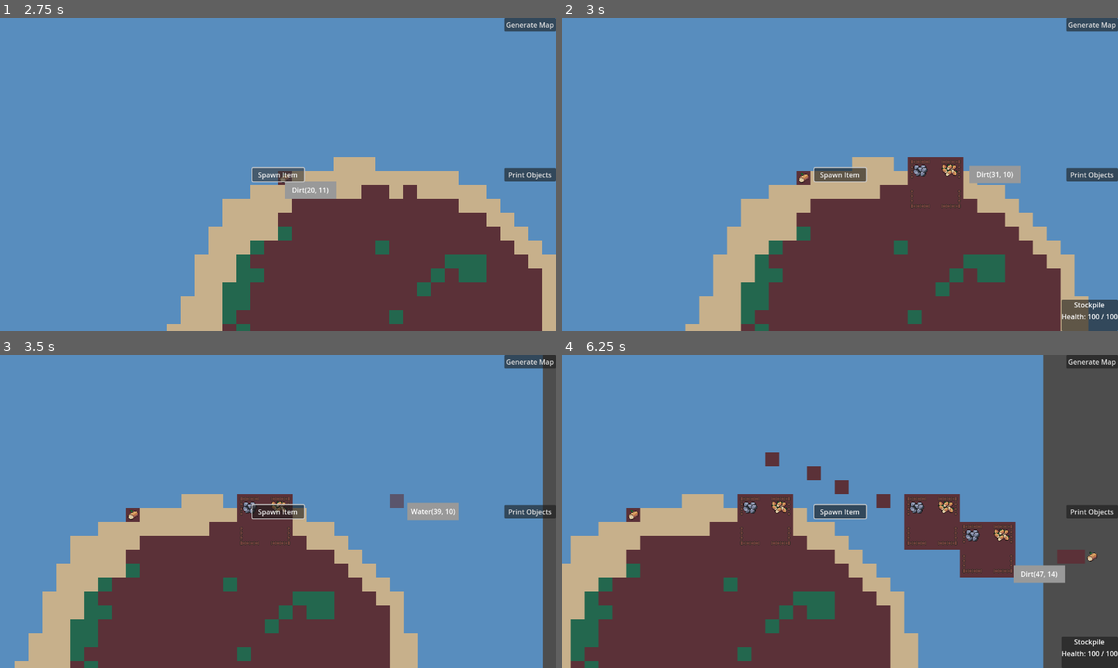
Above: before the commit, frames 1-4 (two rows, left to right).
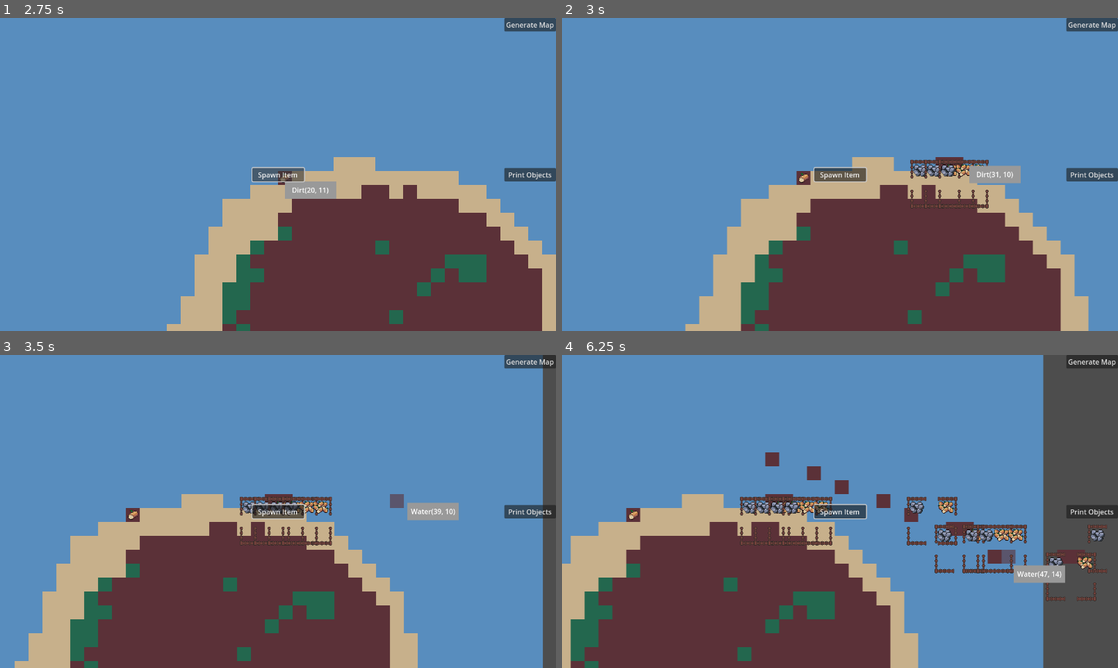
Above: after the commit, the same moments.

Repository: ColdTerror/Core-and-Conveyor
Game: Godot game, scene res://scenes/level.tscn
Two runs of this game, one before a commit and one after it. Both use one fixed random seed, a clock stepped at 60 frames per second and the inputs below. The engine's default icon, where the game draws it, is replaced by a stand-in: a white triangle on a blue panel in a dark square.
Inputs (mouse positions are in pixels of both pictures, inside the frame that each line leads up to):
- Up to frame 1 (2.75 s): click "Print Objects" at 0.5 s; click "Generate Map" at 1.25 s; click "Spawn Item" at 2 s
- Up to frame 2 (3 s): tap Enter at 2.75 s; move the mouse to (962, 158) at 2.77 s; hold Right (ui_right) from 2.78 s (still down); hold P from 2.78 s (still down); click (962, 158) at 2.92 s
- Up to frame 3 (3.5 s): keep holding Right (ui_right); keep holding P
- Up to frame 4 (6.25 s): release Right (ui_right) at 3.5 s; release P at 3.5 s; drag from (828, 520) to (812, 574) at 3.52 s; tap Space at 4.25 s; move the mouse to (990, 520) at 4.27 s; hold Right (ui_right) 4.28-5 s; hold P 4.28-5 s; click (990, 520) at 4.42 s; drag from (895, 549) to (673, 464) at 5.02 s; tap Enter at 5.75 s; move the mouse to (1006, 558) at 5.77 s; hold Left (ui_left) from 5.78 s (still down); hold R (rotate_tile) from 5.78 s (still down); click (1006, 558) at 5.92 s; tap P at 6.05 s

Frame 1 is identical in both runs. In frame 2, 2.2% of the frame differs, in the area x 62-100%, y 44-100%; in frame 3, 1.3%; in frame 4, 5.5%, in the area x 31-100%, y 44-100%.

Commit message:
Refactor building system with base Building class
Introduced a new Building base class to unify building logic and signals. Refactored StockpileBuilding to extend Building, updated item handling to use the new buildings array, and improved popup and item transfer logic to support generic buildings. This change prepares the codebase for additional building types and streamlines item interactions.

Diff:
--- a/scripts/Level.gd
+++ b/scripts/Level.gd
@@ -26,6 +26,8 @@
 
 var current_tile_index := 0
 var active_grid_objects := {}
+
+var buildings: Array[Building] = []
 
 
 
@@ -289,18 +291,30 @@
 	# Key: Vector2i (grid pos), Value: Node (the item)
 	if item_grid.is_empty():
 		print("Grid is empty.")
-		return
-
-	for grid_pos in item_grid:
-		var info = item_grid[grid_pos]
-
-		print(grid_pos)
+	else:
+		for grid_pos in item_grid:
+			var info = item_grid[grid_pos]
+
+			print(grid_pos)
 
 
 
 	print("------------------------------------")
-
-@export var stockpile_scene: PackedScene # Drag your Ore/Item .tscn here in the Inspector
+	print("--- CURRENT ACTIVE Buildings OBJECTS ---")
+	# Key: Vector2i (grid pos), Value: Node (the item)
+	if buildings.is_empty():
+		print("buildings is empty.")
+	else:
+		for b in buildings:
+			print(b.building_name)
+			print(b.inventory)
+	print("------------------------------------")
+
+
+
+
+
+@export var stockpile_scene: PackedScene
 func place_stockpile():
 	if stockpile_scene == null:
 		print("Error: No stockpile_scene assigned in the Inspector!")
@@ -309,33 +323,29 @@
 	var mouse_pos = get_global_mouse_position()
 	var grid_pos = object_layer.local_to_map(mouse_pos)
 
-
-
-	var new_stockpile = stockpile_scene.instantiate()
-
-	if not new_stockpile.can_place_at(grid_pos, object_layer):
-		new_stockpile.queue_free()
-		return
-
-	add_child(new_stockpile)
-	new_stockpile.place_at(grid_pos, object_layer)
-
-
-	new_stockpile.place_at(grid_pos, object_layer)
-
-	# 🔹 REGISTER HOVER SIGNALS HERE
-	register_building(new_stockpile)
+	var b: Building = stockpile_scene.instantiate()
+	add_child(b)
+
+	if not b.can_place_at(grid_pos, object_layer):
+		b.queue_free()
+		return
+
+	b.place_at(grid_pos, object_layer)
+
+	buildings.append(b)
+	register_building(b)
 
 	print("Spawned stockpile at: ", grid_pos)
 
 
-func register_building(building: StockpileBuilding):
+func register_building(building: Building):
 	building.hovered.connect(_on_building_hovered)
 	building.unhovered.connect(_on_building_unhovered)
 
 
-func _on_building_hovered(building: StockpileBuilding):
-	hover_popup.show_building(building)
+
+func _on_building_hovered(building: Building):
+	hover_popup.show_building_info(building)
 
 func _on_building_unhovered(_building):
 	hover_popup.hide_popup()
--- /dev/null
+++ b/scripts/building.gd
@@ -0,0 +1,54 @@
+extends Node2D
+class_name Building
+
+
+signal hovered(building: Building)
+signal unhovered(building: Building)
+
+@export var building_name := "Building"
+@export var size := Vector2i(1, 1)
+@export var max_health := 100
+var health := max_health
+
+var occupied_tiles: Array[Vector2i] = []
+
+
+func can_place_at(origin: Vector2i, object_layer: TileMapLayer) -> bool:
+	for x in range(size.x):
+		for y in range(size.y):
+			var pos = origin + Vector2i(x, y)
+			if object_layer.get_cell_source_id(pos) != -1:
+				return false
+	return true
+
+func place_at(origin: Vector2i, object_layer: TileMapLayer):
+	occupied_tiles.clear()
+	for x in range(size.x):
+		for y in range(size.y):
+			occupied_tiles.append(origin + Vector2i(x, y))
+
+	# Places with mouse at center
+	#global_position = object_layer.map_to_local(origin)
+
+	# Places with mouse at top left
+	var tile_size := Vector2(object_layer.tile_set.tile_size)
+	var top_left_world := object_layer.map_to_local(origin)
+	var footprint_px := Vector2(size) * tile_size
+	global_position = (top_left_world + footprint_px / 2) - (tile_size/2)
+
+# ---- Item hooks (to be overrriden) ----
+func accepts_item_at(_tile: Vector2i) -> bool:
+	return false
+
+func can_accept_item(_item) -> bool:
+	return false
+
+func accept_item(_item) -> bool:
+	return false
+
+# ---- Signals ----
+func _on_mouse_entered():
+	hovered.emit(self)
+
+func _on_mouse_exited():
+	unhovered.emit(self)
--- a/scripts/building_hover_popup.gd
+++ b/scripts/building_hover_popup.gd
@@ -4,21 +4,40 @@
 @onready var health_label = $VBoxContainer/Health
 @onready var inventory_box = $VBoxContainer/Inventory
 
-func show_building(building: StockpileBuilding):
-	name_label.text = building.building_name
-	health_label.text = "Health: %d / %d" % [building.health, building.max_health]
 
-	# Clear old inventory
+func show_building_info(b: Building):
+	name_label.text = b.building_name
+	health_label.text = "%d / %d" % [b.health, b.max_health]
+
+	if b is StockpileBuilding:
+		show_inventory(b.inventory)
+	else:
+		hide_inventory()
+
+func show_inventory(inventory: Dictionary):
+	inventory_box.visible = true
+
+	# Clear previous rows
 	for child in inventory_box.get_children():
 		child.queue_free()
 
-	for item in building.inventory.keys():
-		var amount = building.inventory[item]
+	# Empty inventory case
+	if inventory.is_empty():
 		var label := Label.new()
-		label.text = "%s: %d" % [item.display_name, amount]
+		label.text = "(Empty)"
 		inventory_box.add_child(label)
+		return
 
-	show()
+	# Populate rows
+	for item in inventory.keys():
+		var amount = inventory[item]
+
+		var row := Label.new()
+		row.text = "%s: %d" % [item.display_name, amount]
+		inventory_box.add_child(row)
+
+func hide_inventory():
+	inventory_box.visible = false
 
 func hide_popup():
 	hide()
--- a/scripts/item.gd
+++ b/scripts/item.gd
@@ -22,14 +22,16 @@
 	var current_grid_pos = object_layer.local_to_map(global_position)
 
 	# -----------------------------
-	# 1️⃣ Check if current tile is a stockpile
+	# 1️⃣ Check if current tile is a building that accepts items
 	# -----------------------------
-	for node in level_node.get_children():
-		if node is StockpileBuilding and node.accepts_item_at(current_grid_pos):
-			if node.add_item(item_data):
+	for building in level_node.buildings:
+		if building.accepts_item_at(current_grid_pos):
+			if building.can_accept_item(item_data):
+				building.accept_item(item_data)
 				level_node.item_grid.erase(current_grid_pos)
 				queue_free()
 				return
+
 
 	# -----------------------------
 	# 2️⃣ Claim current tile if possible
@@ -77,18 +79,13 @@
 		if next_data.is_conveyor:
 			next_is_conveyor = true
 
-	# Check if next tile is a stockpile that accepts this item
-	var next_is_stockpile = false
-	for node in level_node.get_children():
-		if node is StockpileBuilding and node.accepts_item_at(next_grid_pos):
-			if node.can_accept_item(item_data):
-				next_is_stockpile = true
-			break
+
+
 
 	# -----------------------------
-	# 5️⃣ Stop if next tile is neither conveyor nor stockpile
+	# 5️⃣ Stop if next tile is neither conveyor nor building accepts items
 	# -----------------------------
-	if not next_is_conveyor and not next_is_stockpile:
+	if not next_is_conveyor and not next_tile_accepts_item(next_grid_pos):
 		global_position = object_layer.map_to_local(current_grid_pos)
 		stopped = true
 		conveyor_stopped = true
@@ -128,3 +125,9 @@
 			level_node.item_grid.erase(current_grid_pos)
 		level_node.item_grid[new_grid_pos] = self
 		blocked_by = null
+
+func next_tile_accepts_item(tile: Vector2i) -> bool:
+	for b in level_node.buildings:
+		if b.accepts_item_at(tile):
+			return b.can_accept_item(item_data)
+	return false
--- a/scripts/stockpile_building.gd
+++ b/scripts/stockpile_building.gd
@@ -1,94 +1,48 @@
-extends Node2D
+extends Building
 class_name StockpileBuilding
 
+@export var capacity := 50   # Max total items stored
 
-@export var building_name: String = "Stockpile"
-@export var max_health := 100
-@export var health := 100
-
-var inventory := {}                # ItemResource → amount
-@export var max_capacity := 10
-var current_amount := 0
-
-@export var size := Vector2i(4, 4)  # 4x4 footprint
-var occupied_tiles: Array[Vector2i] = []
+var inventory: Dictionary = {}  # ItemResource → amount
 
 
-signal hovered(building)
-signal unhovered(building)
-
 func _ready():
-	$Area2D.mouse_entered.connect(_on_mouse_entered)
-	$Area2D.mouse_exited.connect(_on_mouse_exited)
-
-func _on_mouse_entered():
-	emit_signal("hovered", self)
-
-func _on_mouse_exited():
-	emit_signal("unhovered", self)
+	building_name = "Stockpile"
+	size = Vector2i(4, 4)
+	health = max_health
 
 
+# --------------------------------------------------
+# ITEM INTERFACE (called by Item / Conveyor systems)
+# --------------------------------------------------
 
-func can_place_at(origin: Vector2i, object_layer: TileMapLayer) -> bool:
-	var terrain_layer: TileMapLayer = (object_layer.get_parent() as Node2D).terrain_layer
+# Accept items on ANY tile we occupy
+func accepts_item_at(tile: Vector2i) -> bool:
+	return tile in occupied_tiles
 
 
-	for x in size.x:
-		for y in size.y:
-			var tile := origin + Vector2i(x, y)
+func can_accept_item(item: ItemResource) -> bool:
+	return get_total_items() < capacity
 
-			# Block water
-			var terr_atlas := terrain_layer.get_cell_atlas_coords(tile)
-			if terr_atlas == Vector2i(-1, -1):
-				return false
 
-			# Block objects/buildings
-			if object_layer.get_cell_source_id(tile) != -1:
-				return false
+func accept_item(item: ItemResource) -> bool:
+	if not can_accept_item(item):
+		return false
 
+	inventory[item] = inventory.get(item, 0) + 1
 	return true
 
 
-func place_at(origin: Vector2i, object_layer: TileMapLayer):
-	occupied_tiles.clear()
+# --------------------------------------------------
+# HELPERS
+# --------------------------------------------------
 
-	for x in size.x:
-		for y in size.y:
-			var tile := origin + Vector2i(x, y)
-			occupied_tiles.append(tile)
-
-			# Mark tiles as occupied in the object layer
-			object_layer.set_cell(tile, 0, Vector2i.ZERO)
-
-	# Position sprite correctly
-	var tile_size := Vector2(object_layer.tile_set.tile_size)
-	var top_left_world := object_layer.map_to_local(origin)
-	var footprint_px := Vector2(size) * tile_size
+func get_total_items() -> int:
+	var total := 0
+	for amount in inventory.values():
+		total += amount
+	return total
 
 
-	global_position = (top_left_world + footprint_px / 2) - (tile_size/2)
-
-
-func remove(object_layer: TileMapLayer):
-	for cell in occupied_tiles:
-		object_layer.set_cell(cell, -1)
-	queue_free()
-
-
-func accepts_item_at(tile: Vector2i) -> bool:
-	return tile in occupied_tiles
-
-func can_accept_item(item: ItemResource) -> bool:
-	if current_amount >= max_capacity:
-		return false
-	return true
-
-func add_item(item: ItemResource, amount := 1) -> bool:
-	if current_amount + amount > max_capacity:
-		return false
-
-	inventory[item] = inventory.get(item, 0) + amount
-	current_amount += amount
-
-	InventoryManager.add_resources(item.display_name, amount)
-	return true
+func get_item_amount(item: ItemResource) -> int:
+	return inventory.get(item, 0)
Not shown, added: scripts/building.gd.uid
